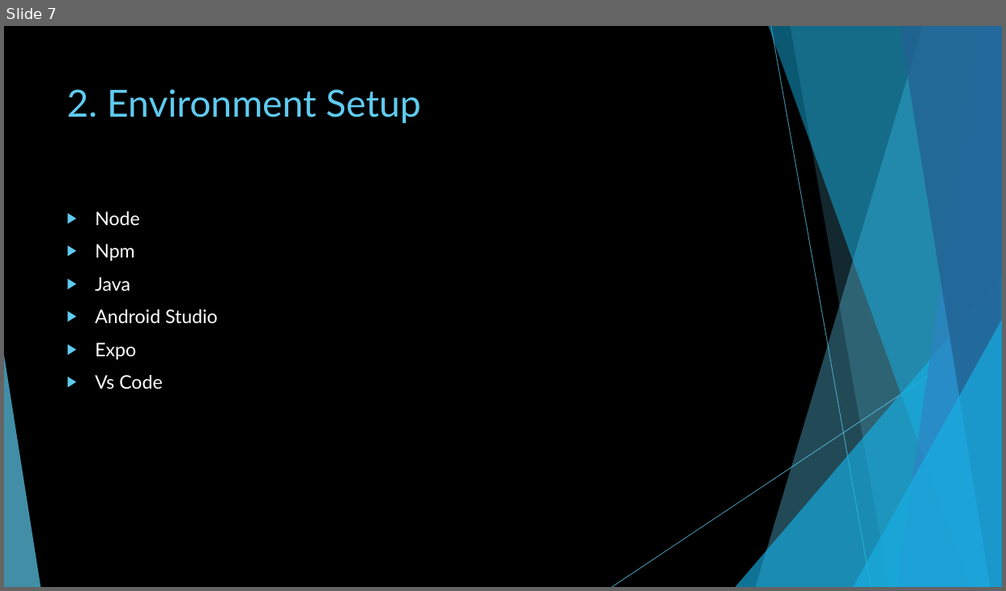
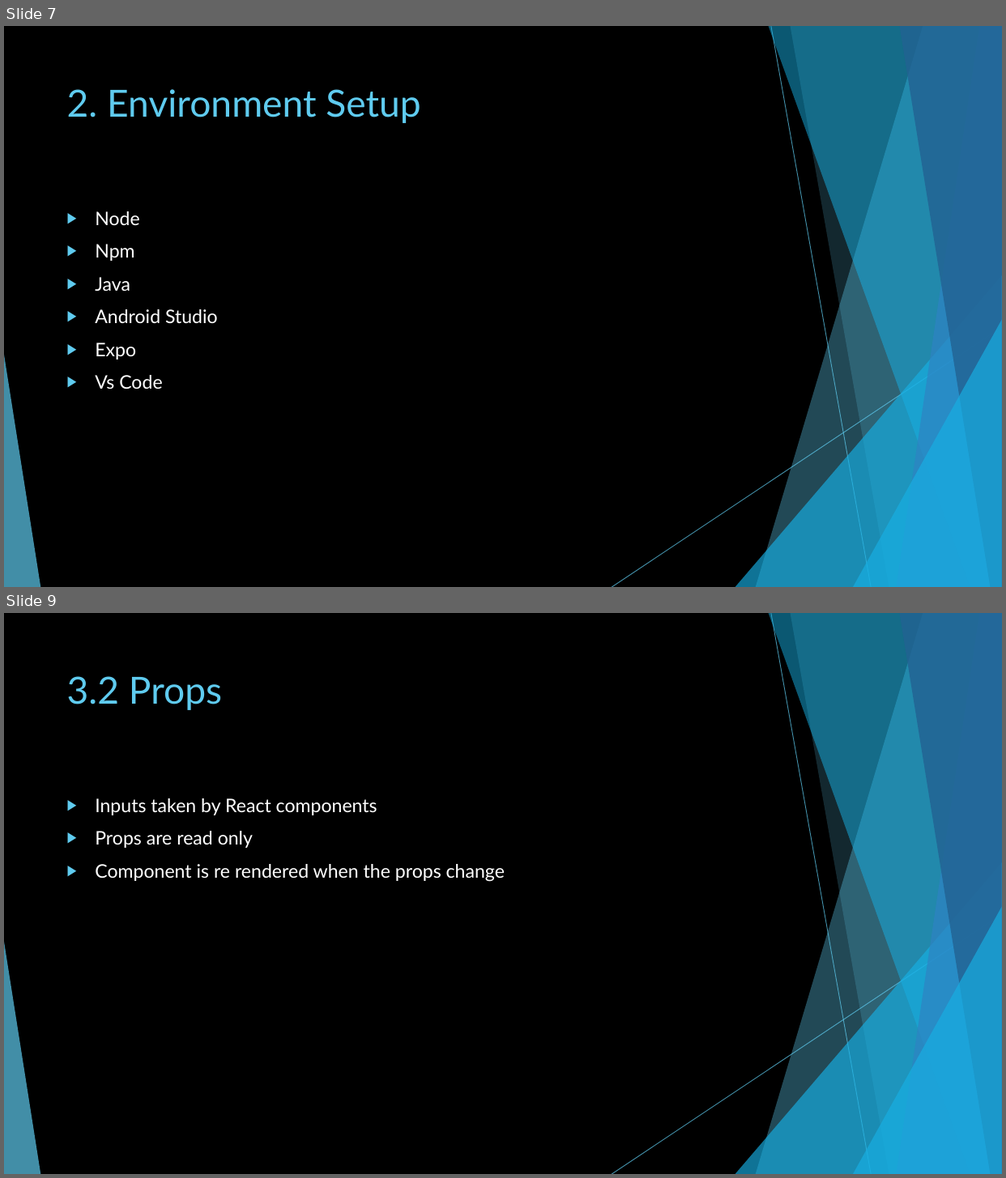
Before and after one commit to rupamswain1/react-native-tutorial, a slide deck: React-native.pptx. Shown one above the other, each under a label of ours: slide 7 before the commit, slides 7 and 9 after it; the slides between them are not shown. The pictures are 1006x591 and 1006x1178 pixels, drawn with LibreOffice and Linux fonts; fonts in the diff are those of the drawing. Boxes give left, top, right and bottom in pixels: in the first picture for what was removed or moved away, otherwise in the second. Text is boxed around its words. In the diff, an @@ line names an element or a change of style, - is before the commit and + after.

```diff
--- a/React-native.pptx
+++ b/React-native.pptx
@@ slide 9 added at (4, 613, 1002, 1174), background #000000; not listed: 10 template elements that a slide beside it also shows @@
@@ title added at (67, 676, 222, 710), 36 pt, text #5FCBEF @@
+3.2 Props
@@ text added at (95, 798, 505, 882), 18 pt, text #FFFFFF @@
+▶ Inputs taken by React components
+▶ Props are read only
+▶ Component is re rendered when the props change
```
Also in this commit, not shown: 1 other slide added.
